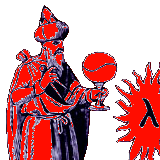
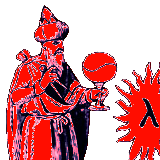
Layers edited between the first and the second (160, 160) image:
painted on "Wizard original" over [left=7, top=8, right=160, bottom=160]
